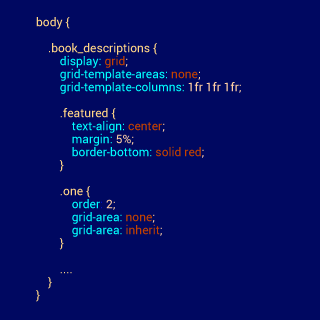
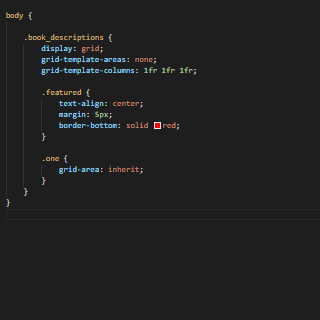
Before/after of a 320px x 320px layered artwork. What changed in the layer stack:
added group "template_columns" with 2 layers in group "oode_snippets" over [0, 0, 320, 320]
added layer "Layer 4" in group "template_columns" over [0, 0, 320, 320]
hid "body { .book_descriptions { display: grid;" over [36, 17, 241, 302]
showed "Layer 1", painted on it over [0, 0, 320, 320]
hid "Shape 1", moved it into group "oode_snippets" over [0, 0, 320, 320]
